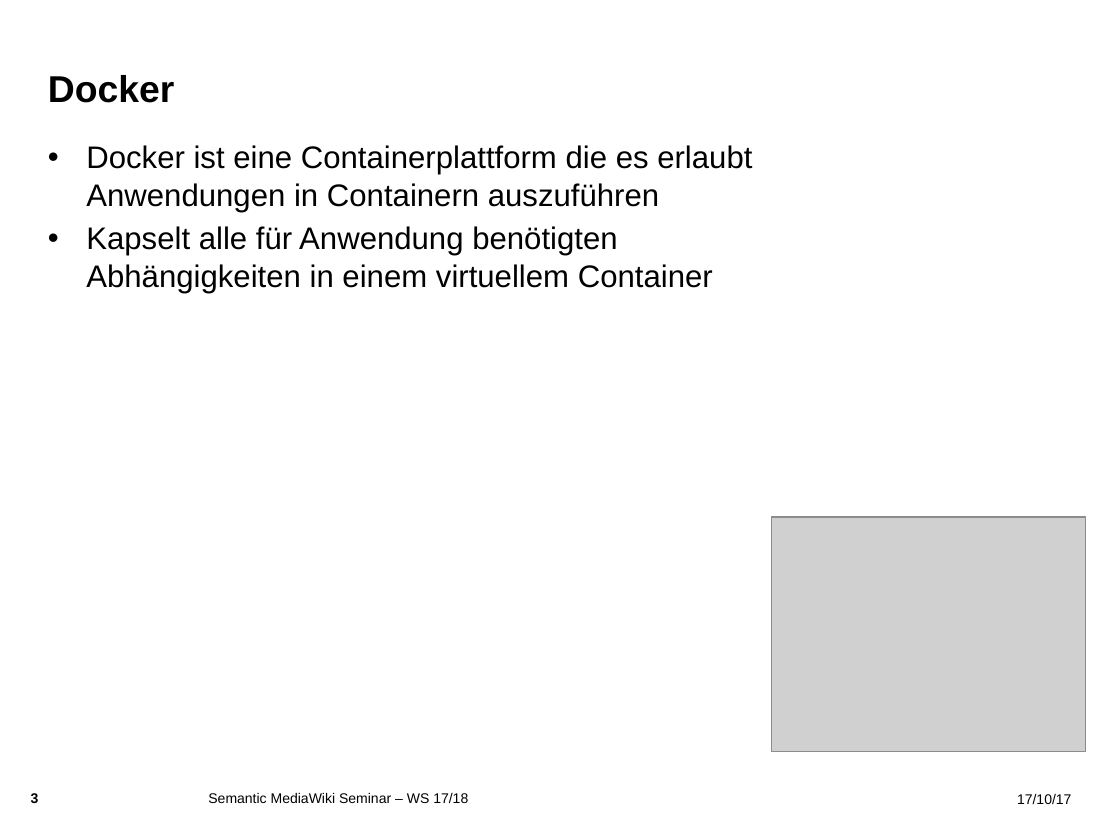
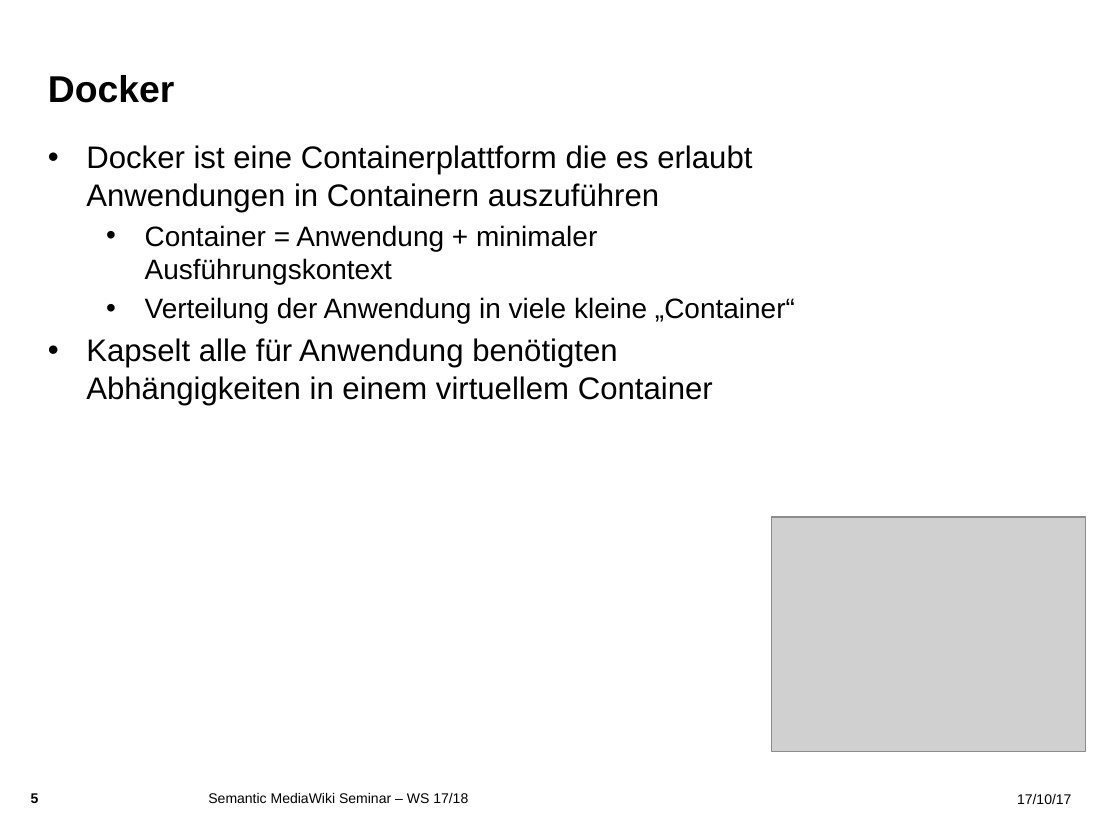
Before and after one commit to RaphaelManke/smw-docker, a slide deck: slide 5 of Zwischenpräsentation.pptx (slide 3 before the commit). Drawn at 1120x840 pixels with LibreOffice and Linux fonts; fonts in the diff are those of the drawing; grey boxes stand for pictures; background and template pictures are left out. Boxes give left, top, right and bottom in pixels: in the first picture for what was removed or moved away, otherwise in the second. Text is boxed around its words. In the diff, an @@ line names an element or a change of style, - is before the commit and + after.

Commit message:
update presentation

```diff
--- a/Zwischenpräsentation.pptx
+++ b/Zwischenpräsentation.pptx
@@ text at bbox=[145, 225, 795, 324]: paragraphs added @@
+  • Container = Anwendung + minimaler Ausführungskontext
+  • Verteilung der Anwendung in viele kleine „Container“
@@ page number at bbox=[31, 793, 39, 803]: text changed @@
-3
+5
```
Also in this commit, not shown: 1 other slide changed, 6 slides added.
